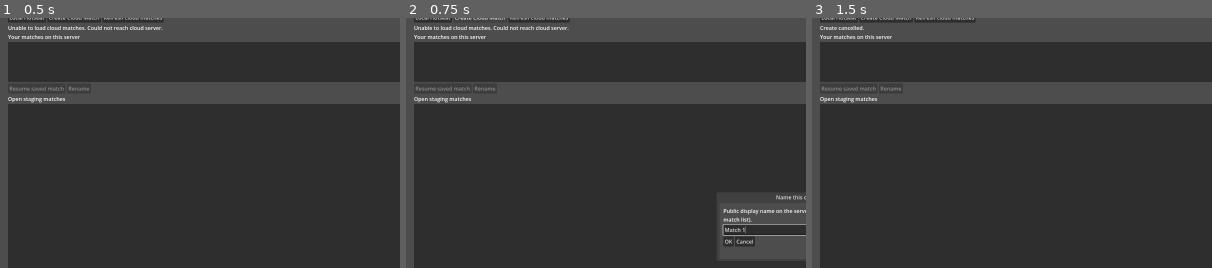
Above: before the commit, frames 1-3 (left to right).
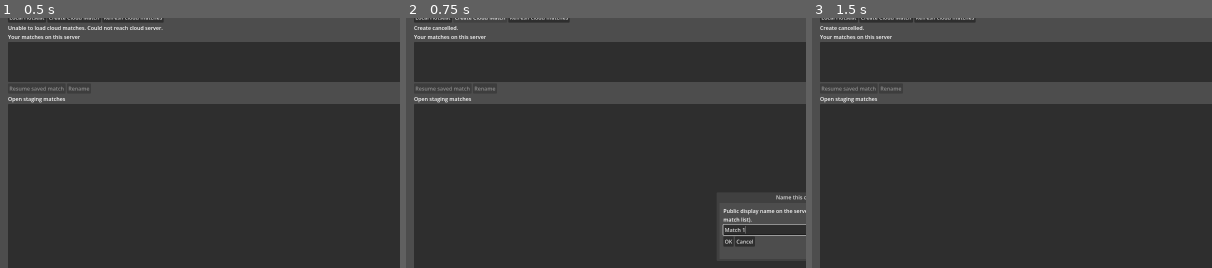
Above: after the commit, the same moments.

Repository: nizlas/EmpireOfMinds
Game: Godot game, scene res://cloud/cloud_front_door.tscn
Two runs of this game, one before a commit and one after it. Both use one fixed random seed, a clock stepped at 60 frames per second and the inputs below.
Inputs:
- Up to frame 1 (0.5 s): no input
- Up to frame 2 (0.75 s): click "Create Cloud Match" at 0.5 s
- Up to frame 3 (1.5 s): click "OK" at 1.25 s
The pictures show only the part of the screen within x 0-50%, y 7-57%; the shares and areas given below are measured in that part.

Frame 1 is identical in both runs. In frame 2, 0.4% of the frame differs, in the area x 2-41%, y 3-5%; in frame 3, nothing differs.
Error after the commit: Invalid access to property or key 'gui_input' on a base object of type 'Window'. (res://cloud/cloud_front_door.gd:209)

Commit message:
Bugfix igen

Diff:
--- a/game/cloud/cloud_credential_store.gd
+++ b/game/cloud/cloud_credential_store.gd
@@ -132,7 +132,40 @@
 	return generate_default_label(path)
 
 
-## After OK, **hide()** must not let **close_requested** overwrite the edited value.
+## Explicit dialog result: **confirmed** + raw **text** (never conflate cancel with empty OK).
+static func empty_dialog_result(prefill: String = "") -> Dictionary:
+	return {"confirmed": false, "text": str(prefill)}
+
+
+## **close_requested** / outside-popup must not cancel after OK (**confirmed** already true).
+static func apply_close_requested_to_dialog_result(result: Dictionary) -> Dictionary:
+	var out: Dictionary = result.duplicate()
+	if bool(out.get("confirmed", false)):
+		return out
+	out["confirmed"] = false
+	return out
+
+
+static func interpret_create_dialog_result(
+	result: Dictionary,
+	path: String = DEFAULT_PATH,
+) -> Dictionary:
+	if not bool(result.get("confirmed", false)):
+		return {"cancelled": true, "display_name": ""}
+	var display_name: String = resolve_label_for_save(str(result.get("text", "")), path)
+	return {"cancelled": false, "display_name": display_name}
+
+
+static func interpret_rename_dialog_result(result: Dictionary) -> Dictionary:
+	if not bool(result.get("confirmed", false)):
+		return {"cancelled": true, "display_name": ""}
+	var display_name: String = rename_submit_body(str(result.get("text", "")))
+	if display_name.is_empty():
+		return {"cancelled": true, "display_name": ""}
+	return {"cancelled": false, "display_name": display_name}
+
+
+## Legacy helper for tests simulating finalize paths.
 static func finalize_dialog_text(
 	edited_text: String,
 	prefill: String,
--- a/game/cloud/cloud_front_door.gd
+++ b/game/cloud/cloud_front_door.gd
@@ -141,9 +141,8 @@
 	return sess
 
 
-func _await_text_dialog(title: String, hint: String, prefill: String, cancel_to_prefill: bool) -> String:
-	var edited: String = prefill
-	var confirmed: bool = false
+func _await_text_dialog(title: String, hint: String, prefill: String) -> Dictionary:
+	var result: Dictionary = CloudCredentialStoreScript.empty_dialog_result(prefill)
 	var win := Window.new()
 	win.title = title
 	win.unresizable = true
@@ -182,53 +181,89 @@
 	win.popup_centered()
 	edit.grab_focus()
 	edit.caret_column = edit.text.length()
-	ok_btn.pressed.connect(
-		func() -> void:
-			edited = edit.text
-			confirmed = true
-			win.hide()
-	)
-	cancel_btn.pressed.connect(
-		func() -> void:
-			confirmed = false
-			win.hide()
-	)
+
+	var commit_ok := func() -> void:
+		if bool(result.get("confirmed", false)):
+			return
+		result["confirmed"] = true
+		result["text"] = edit.text
+		win.hide()
+
+	var commit_cancel := func() -> void:
+		if bool(result.get("confirmed", false)):
+			return
+		result["confirmed"] = false
+		result["text"] = edit.text
+		win.hide()
+
+	ok_btn.pressed.connect(commit_ok)
+	edit.text_submitted.connect(func(_new_text: String) -> void: commit_ok.call())
+	cancel_btn.pressed.connect(commit_cancel)
 	win.close_requested.connect(
 		func() -> void:
-			if not confirmed:
-				win.hide()
+			result = CloudCredentialStoreScript.apply_close_requested_to_dialog_result(result)
+			if bool(result.get("confirmed", false)):
+				return
+			win.hide()
+	)
+	win.gui_input.connect(
+		func(event: InputEvent) -> void:
+			if event.is_action_pressed("ui_accept"):
+				commit_ok.call()
+				win.set_input_as_handled()
 	)
 	while win.visible:
 		await get_tree().process_frame
 	win.queue_free()
-	return CloudCredentialStoreScript.finalize_dialog_text(
-		edited,
-		prefill,
-		confirmed,
-		cancel_to_prefill,
-	)
-
-
-func _prompt_create_display_name(default_label: String) -> String:
-	var raw: String = await _await_text_dialog(
+	return result
+
+
+func _prompt_create_display_name(default_label: String) -> Dictionary:
+	var dialog_result: Dictionary = await _await_text_dialog(
 		"Name this cloud match",
 		"Public display name on the server (visible to others in the open match list).",
 		default_label,
-		false,
-	)
-	if raw.is_empty():
-		return ""
-	return CloudCredentialStoreScript.resolve_label_for_save(raw, STORE_PATH)
-
-
-func _prompt_rename_display_name(prefill_full: String) -> String:
-	var raw: String = await _await_text_dialog(
+	)
+	if _cloud_debug_enabled():
+		print(
+			"SliceC14c create_dialog default=%s confirmed=%s raw_text=%s"
+			% [
+				default_label,
+				str(dialog_result.get("confirmed", false)),
+				str(dialog_result.get("text", "")),
+			]
+		)
+	var interpreted: Dictionary = CloudCredentialStoreScript.interpret_create_dialog_result(
+		dialog_result,
+		STORE_PATH,
+	)
+	if _cloud_debug_enabled():
+		print(
+			"SliceC14c create_dialog cancelled=%s final_display_name=%s"
+			% [
+				str(interpreted.get("cancelled", true)),
+				str(interpreted.get("display_name", "")),
+			]
+		)
+	return interpreted
+
+
+func _prompt_rename_display_name(prefill_full: String) -> Dictionary:
+	var dialog_result: Dictionary = await _await_text_dialog(
 		"Rename cloud match",
 		"Public display name on the server (visible to others in the open match list).",
 		prefill_full,
-		false,
-	)
-	return CloudCredentialStoreScript.rename_submit_body(raw)
+	)
+	if _cloud_debug_enabled():
+		print(
+			"SliceC14c rename_dialog prefill=%s confirmed=%s raw_text=%s"
+			% [
+				prefill_full,
+				str(dialog_result.get("confirmed", false)),
+				str(dialog_result.get("text", "")),
+			]
+		)
+	return CloudCredentialStoreScript.interpret_rename_dialog_result(dialog_result)
 
 
 func _save_credential_with_label(entry: Dictionary) -> void:
@@ -238,9 +273,12 @@
 func _on_create_cloud() -> void:
 	if _busy:
 		return
-	var requested_name: String = await _prompt_create_display_name(
-		CloudCredentialStoreScript.generate_default_label(STORE_PATH)
-	)
+	var default_label: String = CloudCredentialStoreScript.generate_default_label(STORE_PATH)
+	var create_dialog: Dictionary = await _prompt_create_display_name(default_label)
+	if bool(create_dialog.get("cancelled", true)):
+		_set_status("Create cancelled.")
+		return
+	var requested_name: String = str(create_dialog.get("display_name", "")).strip_edges()
 	if requested_name.is_empty():
 		_set_status("Create cancelled.")
 		return
@@ -460,7 +498,11 @@
 		_set_status("Saved entry is incomplete.")
 		return
 	var old_name: String = str(view.get("display_name", ""))
-	var requested: String = await _prompt_rename_display_name(old_name)
+	var rename_dialog: Dictionary = await _prompt_rename_display_name(old_name)
+	if bool(rename_dialog.get("cancelled", true)):
+		_set_status("Rename cancelled.")
+		return
+	var requested: String = str(rename_dialog.get("display_name", "")).strip_edges()
 	if requested.is_empty():
 		_set_status("Rename cancelled.")
 		return
--- a/game/cloud/tests/test_cloud_front_door_data_flow.gd
+++ b/game/cloud/tests/test_cloud_front_door_data_flow.gd
@@ -1,4 +1,4 @@
-# Headless: C14c blocking data-flow — dialog OK vs close, create body, server-scoped resume.
+# Headless: C14c blocking data-flow — dialog OK vs cancel, create body, server-scoped resume.
 extends SceneTree
 
 const StoreScript = preload("res://cloud/cloud_credential_store.gd")
@@ -13,7 +13,12 @@
 
 
 func _init() -> void:
-	_test_dialog_ok_not_reverted_by_close()
+	_test_dialog_ok_custom_name()
+	_test_dialog_ok_empty_uses_default()
+	_test_dialog_cancel()
+	_test_close_after_ok_does_not_cancel()
+	_test_create_flow_proceeds_after_ok()
+	_test_rename_ok_and_cancel()
 	_test_create_body_includes_custom_name()
 	_test_pick_create_uses_response_then_request()
 	_test_credential_create_no_local_match_number_override()
@@ -42,15 +47,63 @@
 	push_error(line)
 
 
-func _test_dialog_ok_not_reverted_by_close() -> void:
-	var prefill := "Match 4"
-	var edited := CUSTOM
-	var ok_result: String = StoreScript.finalize_dialog_text(edited, prefill, true, true)
-	_check(ok_result == CUSTOM, "OK keeps custom text not prefill")
-	var cancel_result: String = StoreScript.finalize_dialog_text(edited, prefill, false, true)
-	_check(cancel_result == prefill, "cancel uses prefill when configured")
-	var rename_ok: String = StoreScript.finalize_dialog_text("Manual Renamed Match", "Old", true, false)
-	_check(rename_ok == "Manual Renamed Match", "rename OK not cleared")
+func _test_dialog_ok_custom_name() -> void:
+	var result := {"confirmed": true, "text": CUSTOM}
+	var out: Dictionary = StoreScript.interpret_create_dialog_result(result, TEST_PATH)
+	_check(not bool(out.get("cancelled", true)), "OK custom not cancelled")
+	_check(out["display_name"] == CUSTOM, "OK custom name preserved")
+
+
+func _test_dialog_ok_empty_uses_default() -> void:
+	_remove_test_file()
+	var default_label: String = StoreScript.generate_default_label(TEST_PATH)
+	var result := {"confirmed": true, "text": "   "}
+	var out: Dictionary = StoreScript.interpret_create_dialog_result(result, TEST_PATH)
+	_check(not bool(out.get("cancelled", true)), "OK empty not cancelled")
+	_check(out["display_name"] == default_label, "OK empty uses generated default")
+
+
+func _test_dialog_cancel() -> void:
+	var result := {"confirmed": false, "text": CUSTOM}
+	var out: Dictionary = StoreScript.interpret_create_dialog_result(result, TEST_PATH)
+	_check(bool(out.get("cancelled", true)), "cancel sets cancelled")
+	_check(str(out.get("display_name", "x")) == "", "cancel has no display_name")
+
+
+func _test_close_after_ok_does_not_cancel() -> void:
+	var result := {"confirmed": true, "text": CUSTOM}
+	var after_close: Dictionary = StoreScript.apply_close_requested_to_dialog_result(result)
+	_check(bool(after_close.get("confirmed", false)), "close after OK keeps confirmed")
+	var out: Dictionary = StoreScript.interpret_create_dialog_result(after_close, TEST_PATH)
+	_check(not bool(out.get("cancelled", true)), "interpret after close still proceeds")
+	_check(out["display_name"] == CUSTOM, "name preserved after close guard")
+
+
+func _test_create_flow_proceeds_after_ok() -> void:
+	var result := {"confirmed": true, "text": CUSTOM}
+	var out: Dictionary = StoreScript.interpret_create_dialog_result(result, TEST_PATH)
+	_check(not bool(out.get("cancelled", true)), "create not cancelled on OK")
+	var body: Dictionary = CloudClientScript.build_create_match_body(
+		"prototype_play",
+		str(out["display_name"]),
+	)
+	_check(body["display_name"] == CUSTOM, "POST body uses OK name")
+
+
+func _test_rename_ok_and_cancel() -> void:
+	var ok: Dictionary = StoreScript.interpret_rename_dialog_result(
+		{"confirmed": true, "text": "  " + CUSTOM + "  "}
+	)
+	_check(not bool(ok.get("cancelled", true)), "rename OK proceeds")
+	_check(ok["display_name"] == CUSTOM, "rename OK exact name")
+	var cancel: Dictionary = StoreScript.interpret_rename_dialog_result(
+		{"confirmed": false, "text": CUSTOM}
+	)
+	_check(bool(cancel.get("cancelled", true)), "rename cancel")
+	var empty_ok: Dictionary = StoreScript.interpret_rename_dialog_result(
+		{"confirmed": true, "text": "   "}
+	)
+	_check(bool(empty_ok.get("cancelled", true)), "rename OK empty still cancels rename")
 
 
 func _test_create_body_includes_custom_name() -> void:
